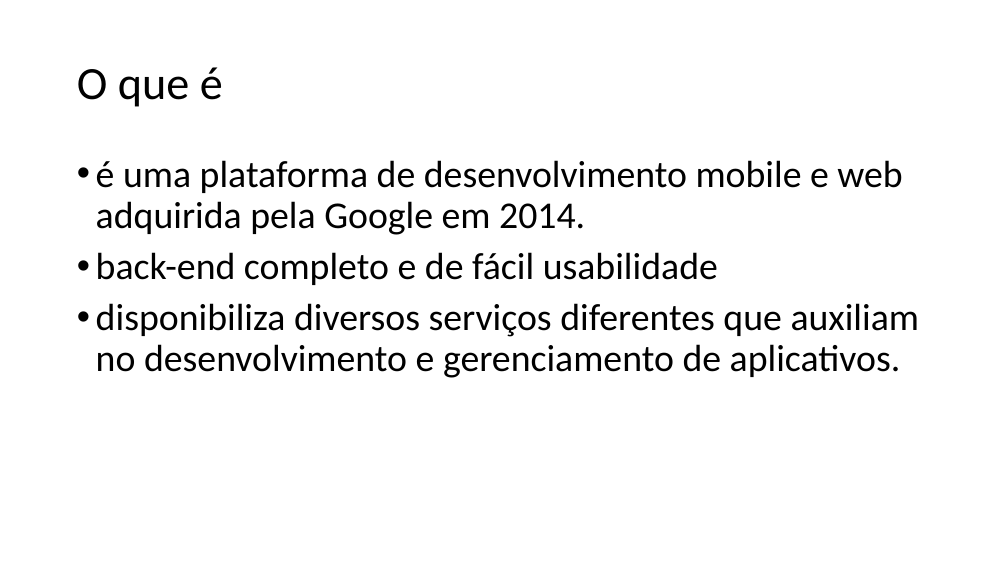
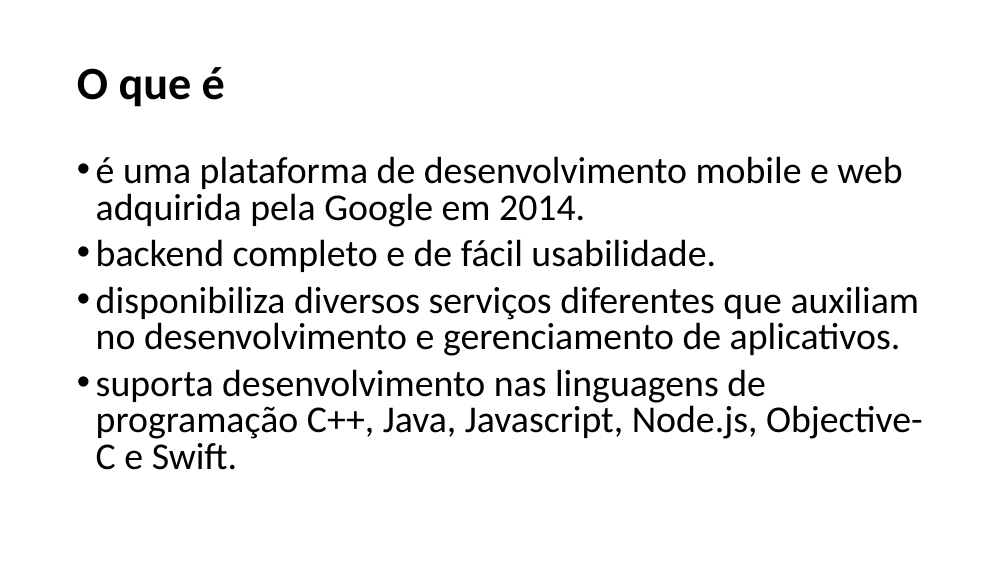
Before and after one commit to impagno/dmcamoes, a slide deck: slide 2 of Apresentações/Firebase.pptx. Drawn at 1008x567 pixels with LibreOffice and Linux fonts; fonts in the diff are those of the drawing. Boxes give left, top, right and bottom in pixels: in the first picture for what was removed or moved away, otherwise in the second. Text is boxed around its words. In the diff, an @@ line names an element or a change of style, - is before the commit and + after.

```diff
--- a/Apresentações/Firebase.pptx
+++ b/Apresentações/Firebase.pptx
@@ title "O que é" at (x1=77, y1=67, x2=225, y2=107): bold on @@
@@ text at (x1=96, y1=156, x2=920, y2=356): line spacing 0.9 to 0.8 @@
@@ text at (x1=96, y1=239, x2=716, y2=272): text changed @@
-• back-end completo e de fácil usabilidade
+• backend completo e de fácil usabilidade.
@@ text at (x1=96, y1=369, x2=923, y2=470): paragraph added @@
+• suporta desenvolvimento nas linguagens de programação C++, Java, Javascript, Node.js, Objective-C e Swift.
```
Also in this commit, not shown: 6 slides added.
